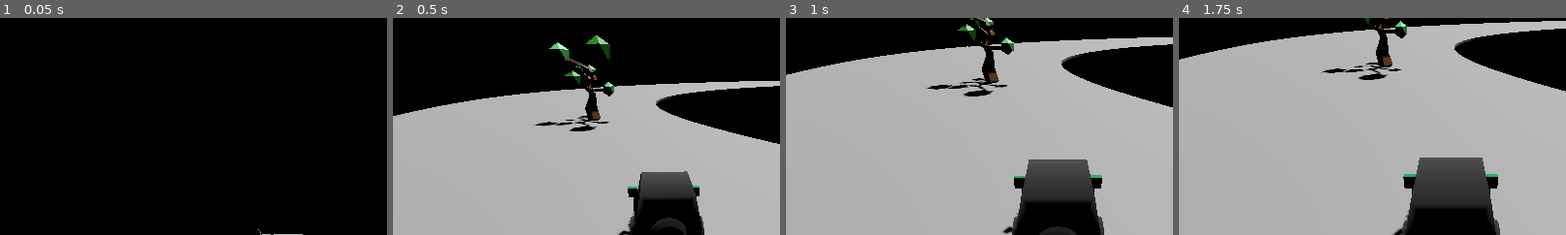
Above: before the commit, frames 1-4 (left to right).
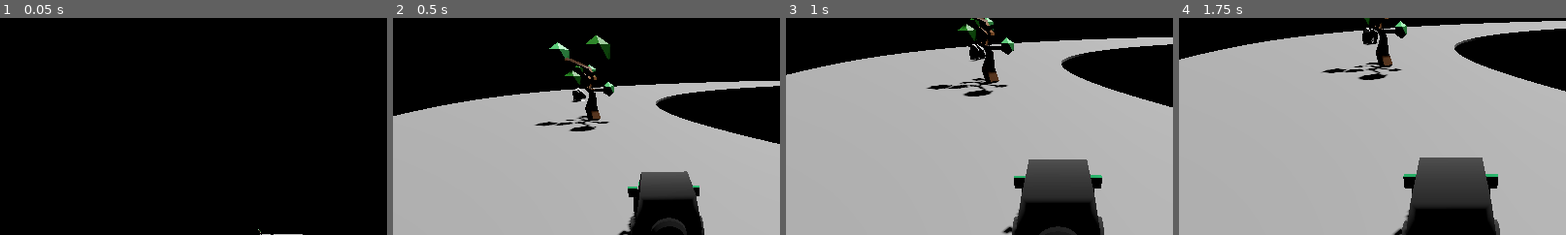
Above: after the commit, the same moments.

Repository: VriskaSekret/car_game
Game: Godot game, scene res://scenes/test_scene.tscn
Two runs of this game, one before a commit and one after it. Both use one fixed random seed, a clock stepped at 60 frames per second and the inputs below.
Inputs:
- Up to frame 1 (0.05 s): no input
- Up to frame 2 (0.5 s): no input
- Up to frame 3 (1 s): hold D (steer_right) from 0.53 s (still down); tap Space at 0.77 s
- Up to frame 4 (1.75 s): release D (steer_right) at 1.28 s; hold S (brake) from 1.28 s (still down); tap Space at 1.52 s
The pictures show only the part of the screen within x 15-65%, y 0-50%; the shares and areas given below are measured in that part.

Frame 1 is identical in both runs. In frame 2, 0.2% of the frame differs, in the area x 46-50%, y 32-39%; in frame 3, 0.2%; in frame 4, 0.3%, in the area x 47-52%, y 4-13%.

Commit message:
baby has been added

Diff:
--- /dev/null
+++ b/scenes/baby.gd
@@ -0,0 +1,5 @@
+extends Area3D
+
+func _on_body_entered(body: Node3D) -> void:
+	Global.score += (Global.speed_score_multiplier * 100)
+	queue_free()
--- /dev/null
+++ b/scenes/baby.tscn
@@ -0,0 +1,81 @@
+[gd_scene load_steps=4 format=3 uid="uid://bryu4d17s37rw"]
+
+[ext_resource type="PackedScene" uid="uid://bknckakkd84o4" path="res://assets/stupid_infant.glb" id="1_k8j53"]
+[ext_resource type="Script" uid="uid://dh818cdeyh161" path="res://scenes/baby.gd" id="1_wpfv3"]
+
+[sub_resource type="BoxShape3D" id="BoxShape3D_wpfv3"]
+size = Vector3(2.54694, 3.08063, 5.91553)
+
+[node name="baby" type="Area3D"]
+transform = Transform3D(0.5, 0, 0, 0, 0.5, 0, 0, 0, 0.5, 0, 0, 0)
+collision_layer = 0
+collision_mask = 2
+script = ExtResource("1_wpfv3")
+
+[node name="stupid_infant" parent="." instance=ExtResource("1_k8j53")]
+
+[node name="Skeleton3D" parent="stupid_infant/Armature" index="0"]
+bones/0/position = Vector3(-29.0801, -69.9382, -112.424)
+bones/0/rotation = Quaternion(0.325515, -0.133228, 0.021008, -0.935868)
+bones/1/position = Vector3(2.30744e-06, 34.4268, -1.75568)
+bones/1/rotation = Quaternion(0.161481, 0.0271844, -0.00722293, 0.986475)
+bones/2/rotation = Quaternion(0.087882, 0.0161481, 0.00559914, 0.995984)
+bones/3/position = Vector3(-1.43051e-06, 45.9621, -1.28746e-05)
+bones/3/rotation = Quaternion(0.0874395, 0.0178287, 0.00628116, 0.99599)
+bones/4/position = Vector3(4.66722e-13, 51.7073, 2.36281e-05)
+bones/4/rotation = Quaternion(0.00333273, -0.0357121, -0.00547765, 0.999342)
+bones/5/position = Vector3(5.73676e-06, 65.2908, 0.336587)
+bones/5/rotation = Quaternion(-0.242256, -0.14399, 0.0369248, 0.958757)
+bones/6/position = Vector3(-4.43974e-07, 145.824, 0.751762)
+bones/7/position = Vector3(30.3815, 41.1331, -0.564893)
+bones/7/rotation = Quaternion(-0.659442, -0.357129, 0.478784, -0.456466)
+bones/8/position = Vector3(-2.56937e-05, 63.9804, 4.18796e-06)
+bones/8/rotation = Quaternion(0.0794611, -0.197713, 0.573487, 0.791017)
+bones/9/position = Vector3(-1.99119e-06, 75.3547, -4.34174e-06)
+bones/9/rotation = Quaternion(0.0313295, -0.000887883, 0.390868, 0.919913)
+bones/10/rotation = Quaternion(0.165435, 0.0190623, -0.38086, 0.909513)
+bones/11/position = Vector3(1.73829e-05, 17.7023, 5.63148e-06)
+bones/11/rotation = Quaternion(0.16927, -0.586856, -0.221301, 0.760246)
+bones/12/position = Vector3(-2.31266e-05, 2.82984, -8.70212e-06)
+bones/12/rotation = Quaternion(0.330981, -0.0942969, 0.0170765, 0.938759)
+bones/13/rotation = Quaternion(-0.432584, 0.0910262, -0.373961, 0.815315)
+bones/14/position = Vector3(0.110785, 1.42619, 0.490381)
+bones/15/position = Vector3(-30.3815, 41.1305, -0.513727)
+bones/15/rotation = Quaternion(0.69033, -0.316559, 0.497812, 0.41883)
+bones/16/position = Vector3(2.34182e-05, 63.9804, 8.33579e-06)
+bones/16/rotation = Quaternion(0.0394754, 0.331119, -0.432259, 0.837827)
+bones/17/position = Vector3(-2.3084e-06, 75.2399, -8.41226e-06)
+bones/17/rotation = Quaternion(0.0154343, 0.000630252, -0.227716, 0.973605)
+bones/18/rotation = Quaternion(-0.590634, -0.223618, -0.149175, 0.760851)
+bones/19/position = Vector3(1.58389e-05, 14.7217, 1.42877e-05)
+bones/19/rotation = Quaternion(0.0325909, 0.928685, 0.0620843, -0.36418)
+bones/20/position = Vector3(-4.23193e-06, 5.84253, 5.90085e-06)
+bones/20/rotation = Quaternion(0.313734, -0.0128683, 0.0916385, 0.944991)
+bones/21/rotation = Quaternion(-0.344561, 0.278506, 0.271198, 0.854496)
+bones/22/position = Vector3(0.905499, 1.01724, 0.463641)
+bones/23/rotation = Quaternion(-0.0908729, 0.754771, 0.649577, -0.0105959)
+bones/24/rotation = Quaternion(-0.940918, -0.08806, 0.191349, 0.26515)
+bones/25/position = Vector3(4.31221e-07, 140.49, -3.1157e-06)
+bones/25/rotation = Quaternion(0.56075, 0.332776, 0.150289, 0.743124)
+bones/26/position = Vector3(-1.67035e-06, 55.8028, 4.87096e-06)
+bones/26/rotation = Quaternion(-0.330003, 0.156748, -0.00185467, 0.930873)
+bones/27/position = Vector3(1.6436e-05, 25.9124, 1.43046e-06)
+bones/28/rotation = Quaternion(-0.0177521, 0.2549, 0.963068, -0.0849118)
+bones/29/position = Vector3(-9.64775e-06, 136.131, -4.4729e-06)
+bones/29/rotation = Quaternion(-0.747366, -0.0413318, -0.0535777, 0.660957)
+bones/30/position = Vector3(-7.90887e-06, 141.109, 1.49445e-05)
+bones/30/rotation = Quaternion(0.654258, -0.0598368, 0.078094, 0.749845)
+bones/31/position = Vector3(3.43119e-06, 58.633, 2.2684e-05)
+bones/31/rotation = Quaternion(-0.492649, -0.021007, -0.137705, 0.859007)
+bones/32/position = Vector3(-1.47521e-05, 25.967, 7.74849e-07)
+
+[node name="AnimationPlayer" parent="stupid_infant" index="1"]
+autoplay = "Armature|mixamo_com|Layer0"
+
+[node name="CollisionShape3D" type="CollisionShape3D" parent="."]
+transform = Transform3D(1, 0, 0, 0, 1, 0, 0, 0, 1, 0.110443, 1.04031, -0.0622559)
+shape = SubResource("BoxShape3D_wpfv3")
+
+[connection signal="body_entered" from="." to="." method="_on_body_entered"]
+
+[editable path="stupid_infant"]
--- a/scenes/test_scene.tscn
+++ b/scenes/test_scene.tscn
@@ -1,8 +1,9 @@
-[gd_scene load_steps=8 format=3 uid="uid://be1mi7mimuwfx"]
+[gd_scene load_steps=9 format=3 uid="uid://be1mi7mimuwfx"]
 
 [ext_resource type="Script" uid="uid://ivl5u3ahogss" path="res://scripts/Camera3D.gd" id="1_j8ivh"]
 [ext_resource type="PackedScene" uid="uid://dbl4bno5e48ka" path="res://scenes/car.tscn" id="3_jaglt"]
 [ext_resource type="PackedScene" uid="uid://bacj14uc7wbkp" path="res://scenes/tree.tscn" id="3_nd71p"]
+[ext_resource type="PackedScene" uid="uid://bryu4d17s37rw" path="res://scenes/baby.tscn" id="4_7ddre"]
 
 [sub_resource type="ProceduralSkyMaterial" id="ProceduralSkyMaterial_74a4f"]
 sky_horizon_color = Color(0.64625, 0.65575, 0.67075, 1)
@@ -70,5 +71,8 @@
 [node name="tree" parent="." instance=ExtResource("3_nd71p")]
 transform = Transform3D(1, 0, 0, 0, 1, 0, 0, 0, 1, 44, 0, -246)
 
+[node name="baby" parent="." instance=ExtResource("4_7ddre")]
+transform = Transform3D(0.5, 0, 0, 0, 0.5, 0, 0, 0, 0.5, 40.1686, 0.250719, -259.578)
+
 [editable path="Car"]
 [editable path="Car/CarMesh"]
--- a/scripts/global.gd
+++ b/scripts/global.gd
@@ -2,3 +2,4 @@
 
 @onready var speed_score_multiplier = 1.0
 @onready var is_dead = false
+@onready var score = 0
Binary file added: assets/stupid_infant.glb
Not shown, added: assets/stupid_infant.glb.import
Not shown, added: scenes/baby.gd.uid
